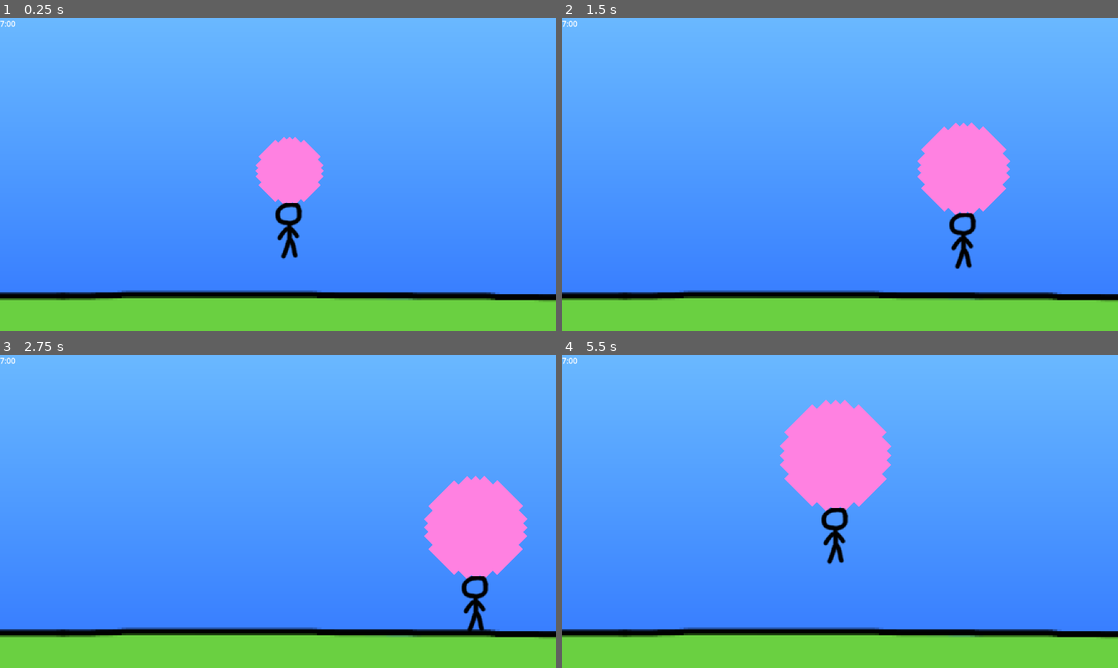
Above: before the commit, frames 1-4 (two rows, left to right).
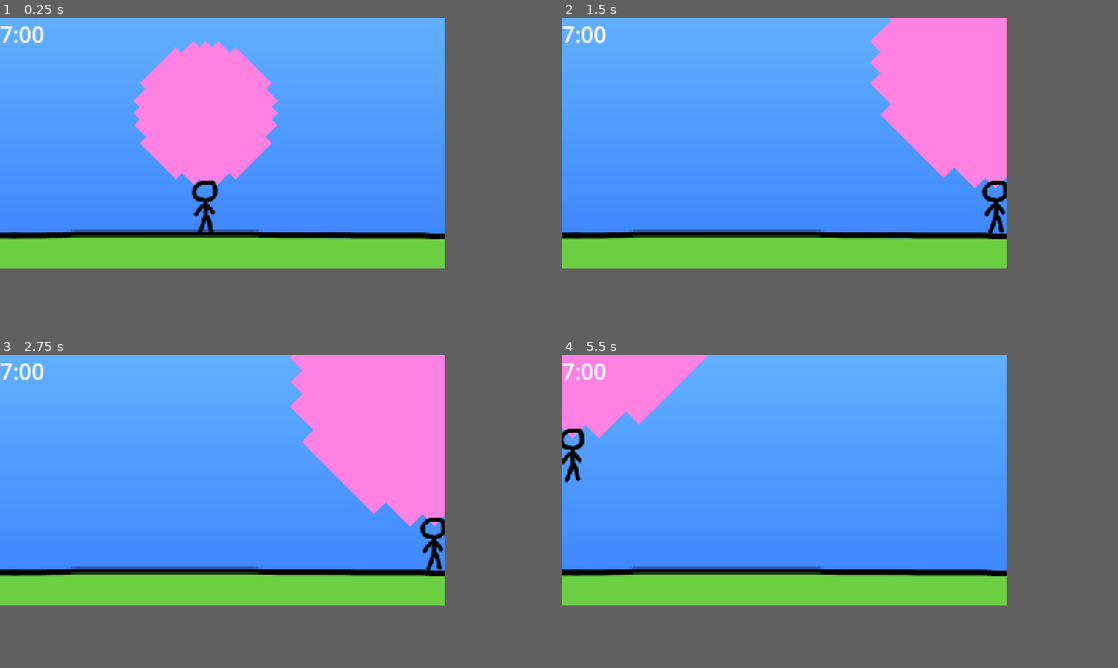
Above: after the commit, the same moments.

Repository: eagle-eye-scouter/GGJ_BubbleBlowing
Game: Godot game, scene res://src/scroll_world.tscn
Two runs of this game, one before a commit and one after it. Both use one fixed random seed, a clock stepped at 60 frames per second and the inputs below.
Inputs:
- Up to frame 1 (0.25 s): no input
- Up to frame 2 (1.5 s): hold D (player_right) 0.53-1.28 s; hold Space (player_breath) 0.53-1.28 s; hold S (player_down) from 1.28 s (still down); tap Space (player_breath) at 1.35 s
- Up to frame 3 (2.75 s): release S (player_down) at 2.03 s; hold D (player_right) from 2.03 s (still down); hold Space (player_breath) from 2.03 s (still down)
- Up to frame 4 (5.5 s): release D (player_right) at 2.78 s; release Space (player_breath) at 2.78 s; hold W (player_up) 2.78-3.53 s; tap Space (player_breath) at 2.85, 4.35 s; hold Space (player_breath) 3.53-4.28 s; hold A (player_left) 3.53-5.03 s; hold S (player_down) from 5.03 s (still down); hold Space (player_breath) from 5.03 s (still down)
In our replay, the window is 800x450 before the commit and 640x360 after it. These sizes can differ from the game's own. Grey fills any space a smaller window leaves; there, only what the larger window draws over its background counts as a difference.

The runs differ from the first frame. In frame 1, 47% of the frame differs, in the area x 0-100%, y 0-91%; in frame 2, 46%; in frame 3, 48%; in frame 4, 46%.

Commit message:
Update viewport size

Diff:
--- a/project.godot
+++ b/project.godot
@@ -17,6 +17,8 @@
 
 [display]
 
+window/size/viewport_width=320
+window/size/viewport_height=180
 window/stretch/mode="viewport"
 
 [dotnet]
--- a/src/player.tscn
+++ b/src/player.tscn
@@ -5,8 +5,8 @@
 [ext_resource type="Texture2D" uid="uid://dc2li2en1rga4" path="res://assets/guy_floating.png" id="3_x0pwf"]
 
 [sub_resource type="CapsuleShape2D" id="CapsuleShape2D_wox2i"]
-radius = 26.0
-height = 118.0
+radius = 8.0
+height = 42.0
 
 [node name="Character" type="RigidBody2D"]
 gravity_scale = 0.0
@@ -14,12 +14,13 @@
 script = ExtResource("1_ssbc3")
 
 [node name="Bubble" parent="." instance=ExtResource("2_2mrk3")]
-position = Vector2(0, -58)
+position = Vector2(0, -15)
 
 [node name="Sprite" type="Sprite2D" parent="."]
 position = Vector2(0, 6)
-scale = Vector2(2, 2)
+scale = Vector2(0.666, 0.666)
 texture = ExtResource("3_x0pwf")
 
 [node name="Collider" type="CollisionShape2D" parent="."]
+position = Vector2(0, 3)
 shape = SubResource("CapsuleShape2D_wox2i")
--- a/src/player_bubble.gd
+++ b/src/player_bubble.gd
@@ -3,7 +3,7 @@
 
 const MAX_RADIUS = 100
 const MAX_VOLUME = 100
-var volume = 5
+var volume = 2
 var deflation_rate = 0.75 ## Multiplicative rate of decay per second
 
 # Called when the node enters the scene tree for the first time.
--- a/src/scroll_world.tscn
+++ b/src/scroll_world.tscn
@@ -23,11 +23,12 @@
 [node name="World" type="Node2D"]
 
 [node name="Background" type="Control" parent="."]
+clip_contents = true
 layout_mode = 3
 anchors_preset = 0
-offset_left = 1153.0
-offset_right = 1801.0
-offset_bottom = 1153.0
+offset_left = 320.0
+offset_right = 500.0
+offset_bottom = 320.0
 rotation = 1.5708
 
 [node name="Sky" type="TextureRect" parent="Background"]
@@ -35,12 +36,14 @@
 anchors_preset = 15
 anchor_right = 1.0
 anchor_bottom = 1.0
+offset_left = -38.0
+offset_right = 38.0
 grow_horizontal = 2
 grow_vertical = 2
 texture = SubResource("GradientTexture1D_p6wtx")
 
 [node name="Player" parent="." instance=ExtResource("1_2nuvo")]
-position = Vector2(600, 441)
+position = Vector2(148, 143)
 
 [node name="LeftWall" type="StaticBody2D" parent="."]
 position = Vector2(-101, 436)
@@ -52,6 +55,7 @@
 position = Vector2(1253, 437)
 
 [node name="CollisionShape2D" type="CollisionShape2D" parent="RightWall"]
+position = Vector2(-832, -78)
 shape = SubResource("RectangleShape2D_qts6x")
 
 [node name="UpWall" type="StaticBody2D" parent="."]
@@ -64,14 +68,14 @@
 position = Vector2(607, 901)
 
 [node name="CollisionShape2D" type="CollisionShape2D" parent="DownWall"]
-position = Vector2(-8, 69)
+position = Vector2(-226, -582)
 shape = SubResource("RectangleShape2D_6k36p")
 
 [node name="KillZone" type="Area2D" parent="."]
 script = ExtResource("2_kroim")
 
 [node name="CollisionShape2D" type="CollisionShape2D" parent="KillZone"]
-position = Vector2(599, 908)
+position = Vector2(487, 262)
 shape = SubResource("RectangleShape2D_qiv8v")
 debug_color = Color(0.7, 0, 0, 0.419608)
 
@@ -88,3 +92,5 @@
 text = "7:00"
 
 [node name="FloorGrass" parent="." instance=ExtResource("3_isjir")]
+position = Vector2(159, 159)
+scale = Vector2(3, 1.333)
